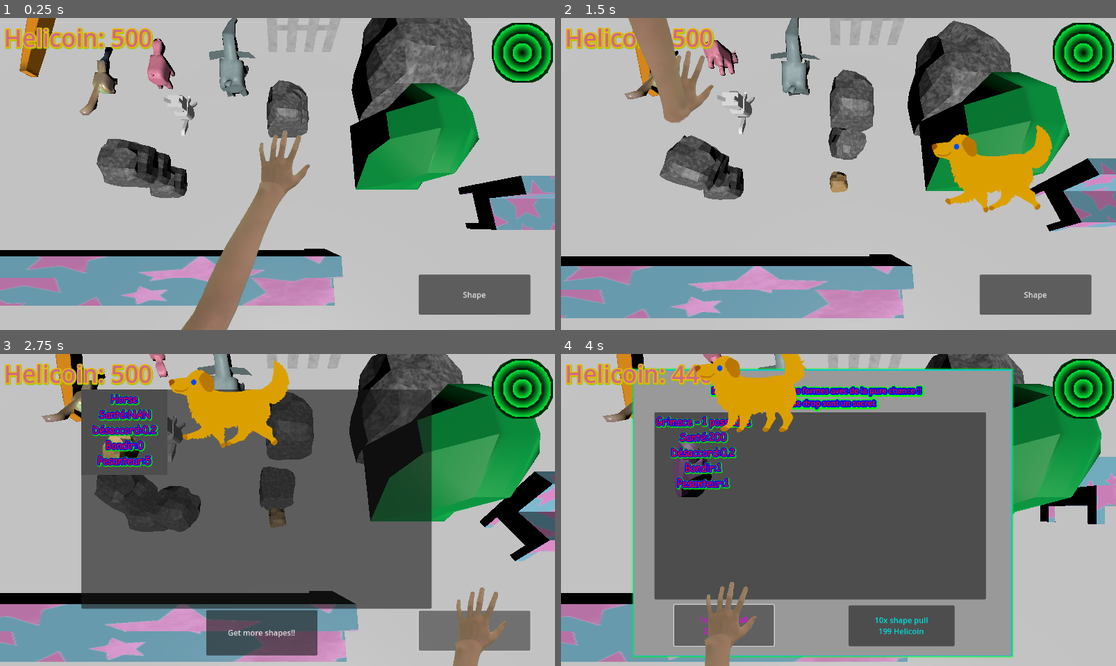
Above: before the commit, frames 1-4 (two rows, left to right).
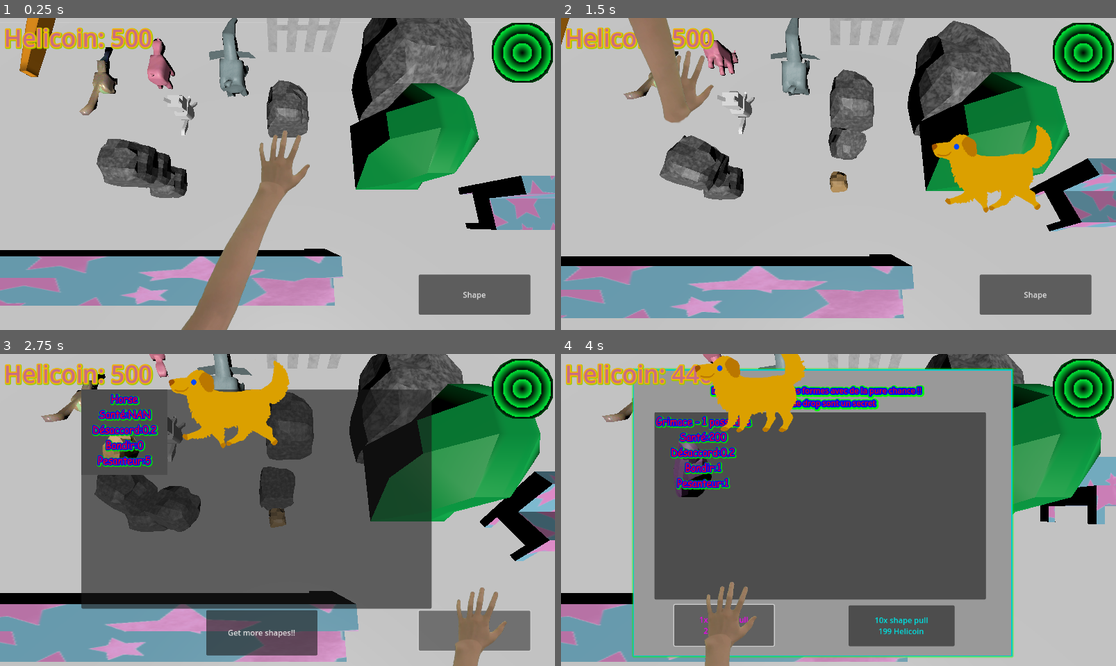
Above: after the commit, the same moments.

Repository: JAco9307/ShapeEscape
Game: Godot game, scene res://Main.tscn
Two runs of this game, one before a commit and one after it. Both use one fixed random seed, a clock stepped at 60 frames per second and the inputs below.
Inputs:
- Up to frame 1 (0.25 s): no input
- Up to frame 2 (1.5 s): click "Shape" at 0.5 s; click "Horse Santé:NAN Désaccord:0.2…" at 1.25 s
- Up to frame 3 (2.75 s): click "Shape" at 2 s
- Up to frame 4 (4 s): click "Get more shapes!!" at 2.75 s; click "1x shape pull 20 Helicoin" at 3.5 s

The runs differ from the first frame. In frame 2, 0.3% of the frame differs, in the area x 0-22%, y 0-27%; in frame 3, 0.5%, in the area x 7-17%, y 0-22%; in frame 4, 0.4%.

Commit message:
merge stuff

Diff:
--- a/Goals/Jail.tscn
+++ b/Goals/Jail.tscn
@@ -1,8 +1,9 @@
 [gd_scene load_steps=5 format=3 uid="uid://deb2c3mbmcyp6"]
 
-[ext_resource type="PackedScene" uid="uid://biiuqgmmluxiu" path="res://models/animated/peppermint.glb" id="1_f12td"]
+[ext_resource type="PackedScene" uid="uid://biiuqgmmluxiu" path="res://models/Objects/peppermint.glb" id="1_f12td"]
 [ext_resource type="Script" uid="uid://ps0g10fdq67b" path="res://Goals/jail.gd" id="1_nbmhg"]
-[ext_resource type="Texture2D" uid="uid://c6fawc122c27g" path="res://2DAnimals/emilyhorse1.png" id="2_nbmhg"]
+[ext_resource type="Texture2D" uid="uid://cuwbgkpwjo2cv" path="res://2DAnimals/emilyhorse1.png" id="2_nbmhg"]
+
 
 [sub_resource type="BoxShape3D" id="BoxShape3D_mjg8f"]
 size = Vector3(9.23804, 10.041, 6.80701)
--- a/locations/HauntedMansion.tscn
+++ b/locations/HauntedMansion.tscn
@@ -1,8 +1,7 @@
-[gd_scene load_steps=5 format=3 uid="uid://deqhu8psa7fyn"]
+[gd_scene load_steps=4 format=3 uid="uid://deqhu8psa7fyn"]
 
 [ext_resource type="PackedScene" uid="uid://fmb88ksw56lg" path="res://locations/hauntedhouse.glb" id="1_odokb"]
 [ext_resource type="PackedScene" uid="uid://g5m48diqvglc" path="res://Surfaces/Floor.tscn" id="2_agxp5"]
-[ext_resource type="PackedScene" uid="uid://1m82htvec2sr" path="res://objects/rotatableLarge.tscn" id="3_wawhu"]
 
 [sub_resource type="ConcavePolygonShape3D" id="ConcavePolygonShape3D_agxp5"]
 data = PackedVector3Array(1, 1, 0.5, -1, 1, 1, -1, 1, 0.5, 1, 1, 0.5, 1, 1, 1, -1, 1, 1, 1, 1, 0.25, 1, 1, 0.5, -1, 1,  …(30718 unchanged characters)…
@@ -23,20 +22,6 @@
 shape = SubResource("ConcavePolygonShape3D_agxp5")
 
 [node name="Floor" parent="." instance=ExtResource("2_agxp5")]
-
-[node name="Rotatable4" parent="." instance=ExtResource("3_wawhu")]
-transform = Transform3D(1, 0, 0, 0, 1, 0, 0, 0, 1, 31.6547, 0.00558501, -48.0989)
-
-[node name="Rotatable5" parent="." instance=ExtResource("3_wawhu")]
-transform = Transform3D(1, 0, 0, 0, 1, 0, 0, 0, 1, 66.494, 0.00558501, 4.14013)
-
-[node name="Rotatable11" parent="." instance=ExtResource("3_wawhu")]
-transform = Transform3D(1, 0, 0, 0, 1, 0, 0, 0, 1, 30.0064, 0.00558501, -0.586246)
-
-[node name="Rotatable6" parent="." instance=ExtResource("3_wawhu")]
-transform = Transform3D(1, 0, 0, 0, 1, 0, 0, 0, 1, 33.9578, 0.00558501, 43.295)
-
-[node name="Rotatable7" parent="." instance=ExtResource("3_wawhu")]
-transform = Transform3D(1, 0, 0, 0, 1, 0, 0, 0, 1, -2.39257, 0.00558501, 2.93675)
+transform = Transform3D(1, 0, 0, 0, -1, 8.74228e-08, 0, -8.74228e-08, -1, 0, 0, 0)
 
 [editable path="hauntedhouse"]
--- a/objects/Rotatable.gd
+++ b/objects/Rotatable.gd
@@ -14,6 +14,8 @@
 	contact_monitor = true
 	max_contacts_reported = 30
 	mass = initialMass
+
+	# this shit needs to be generalized so it doesnt care about animation name
 	for child in get_children():
 		var animplayer = self.find_child("AnimationPlayer")
 		if animplayer != null:
Renamed: models/animated/peppermint.glb -> models/Objects/peppermint.glb
Renamed: models/animated/peppermint_peppermint-texture.png -> models/Objects/peppermint_peppermint-texture.png
Binary file added: models/Player/super.glb
Binary file added: models/Player/super_rock-texture.png
Not shown, removed: models/animated/peppermint.glb.import
Not shown, removed: models/animated/peppermint_peppermint-texture.png.import
